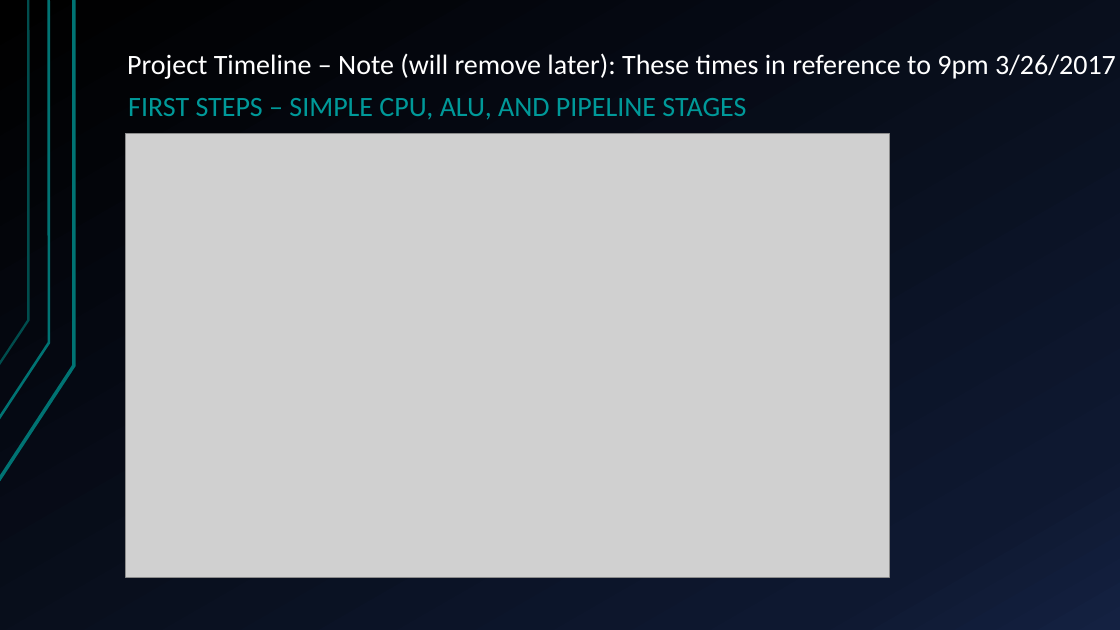
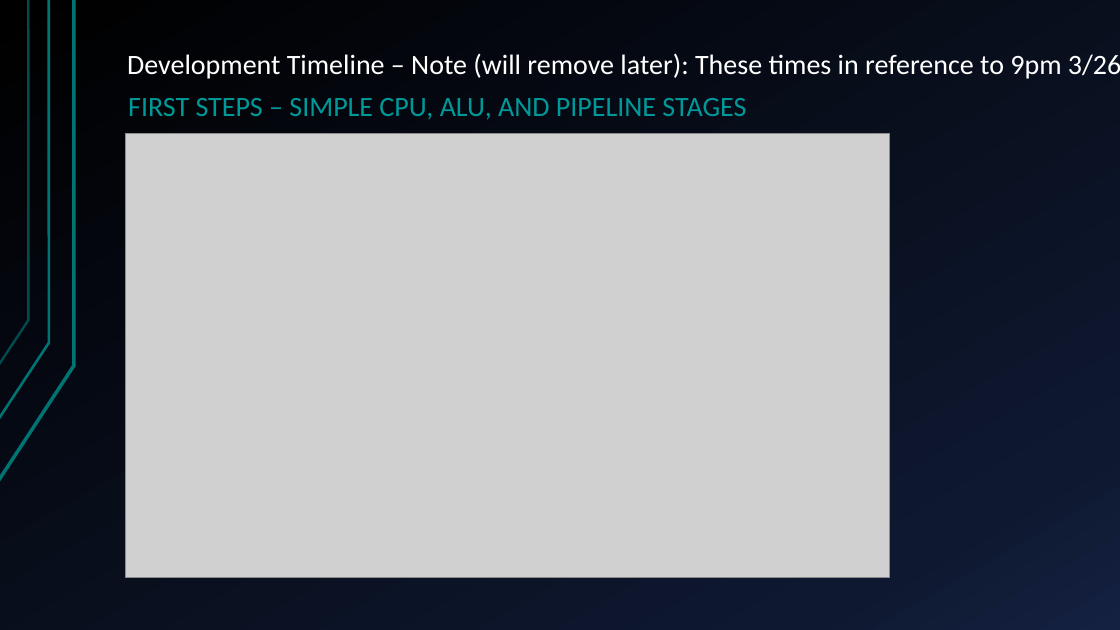
Before and after one commit to HansSanitizer/CENG-450-Project, a slide deck: slide 3 of Documentation/Long-Mann 16-Bit RISC Processor.pptx. Drawn at 1120x630 pixels with LibreOffice and Linux fonts; fonts in the diff are those of the drawing; grey boxes stand for pictures. Boxes give left, top, right and bottom in pixels: in the first picture for what was removed or moved away, otherwise in the second. Text is boxed around its words. In the diff, an @@ line names an element or a change of style, - is before the commit and + after.

```diff
--- a/Documentation/Long-Mann 16-Bit RISC Processor.pptx
+++ b/Documentation/Long-Mann 16-Bit RISC Processor.pptx
@@ text at [127,53,1120,79]: text changed @@
-Project Timeline – Note (will remove later): These times in reference to 9pm 3/26/2017
+Development Timeline – Note (will remove later): These times in reference to 9pm 3/26/2017
```
Also in this commit, not shown: 6 other slides changed.
